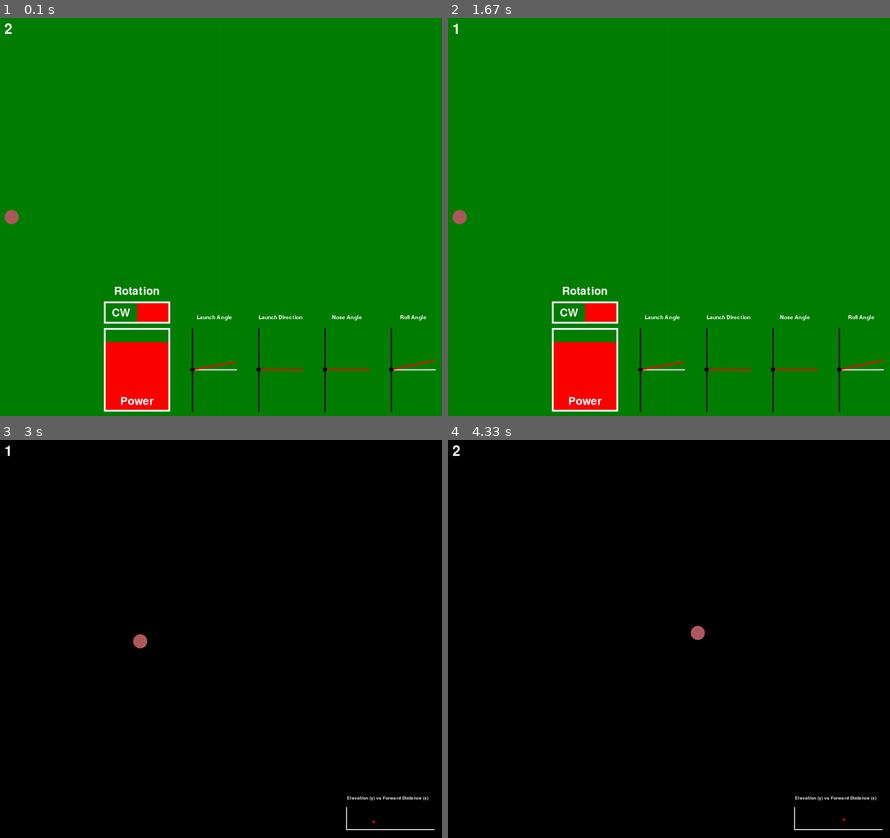
Above: before the commit, frames 1-4 (two rows, left to right).
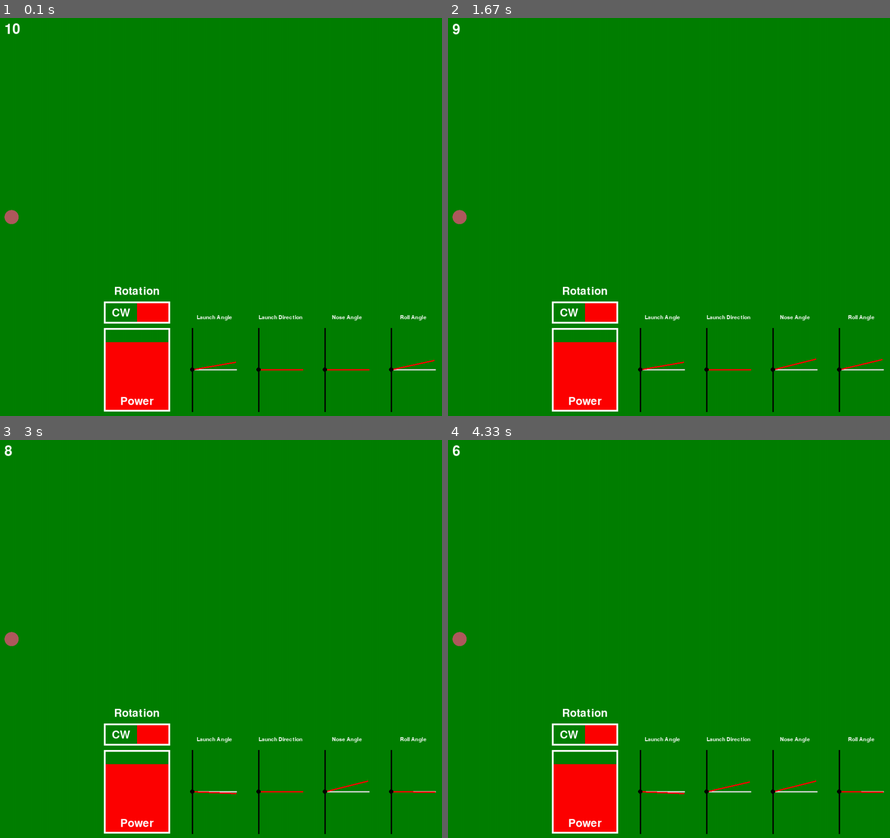
Above: after the commit, the same moments.

Repository: b7duongcs/PyGame-Disc-Golf
Game: pygame game, started from main.py
Same seed, same stepped clock (60 frames per second), same inputs: the game is played once before the commit and once after it.
Inputs:
- Up to frame 1 (0.1 s): no input
- Up to frame 2 (1.67 s): tap 1 at 0.33 s; tap 0 at 0.67 s; hold 8 1-1.47 s; tap 2 at 1.5 s
- Up to frame 3 (3 s): hold 3 1.83-2.3 s; hold 9 2.33-2.8 s; tap 4 at 2.83 s
- Up to frame 4 (4.33 s): tap 5 at 3.17 s; hold 6 3.5-3.97 s; tap R at 4 s

The runs differ from the first frame. In frame 1, less than 0.1% of the frame differs, in the area x 1-5%, y 1-5%; in frame 2, 0.2%; in frame 3, 100%, in the area x 0-100%, y 0-100%; in frame 4, 100%.

Commit message:
add kb controls for parameters

Diff:
--- a/main.py
+++ b/main.py
@@ -11,7 +11,7 @@
 pygame.display.set_caption("Disc Golf")
 FPS = 60
 TICKS_PER_FRAME = 1000/FPS
-TIME_LIMIT = 2000
+TIME_LIMIT = 10000
 
 #colours
 GREEN = (0,128,0)
@@ -77,6 +77,8 @@
 LINE_THICKNESS = 3
 ANGLE_UI_Y = PB_Y
 ANGLE_TITLE_Y_OFFSET = 30
+POWER_SCALE = 0.2
+DEGREE_SCALE = 0.5
 
 #vertical angle
 VA_BL_X = PB_X + PB_WIDTH + UI_DISTANCE
@@ -168,15 +170,47 @@
 
     pygame.display.update()
 
-def controls(keys_pressed, disc):
-    if keys_pressed[pygame.K_w]:
-        disc.y -= 1
-    if keys_pressed[pygame.K_a]:
-        disc.x -= 1
-    if keys_pressed[pygame.K_s]:
-        disc.y += 1
-    if keys_pressed[pygame.K_d]:
-        disc.x += 1
+def controls(keys_pressed, parameters):
+    #e for ccw, r for cw
+    #1,2 for power (0 - 27 in intervals of 0.25)
+    #3,4 for launch angle (-90 - 90, intervals of 1)
+    #5,6 for launch direction (-90 - 90, intervals of 1)
+    #7,8 for nose (-90 - 90, intervals of 1)
+    #9,0 for roll (-90 - 90, intervals of 1)
+    if keys_pressed[pygame.K_e]:
+        parameters.rotation = -1
+    if keys_pressed[pygame.K_r]:
+        parameters.rotation = 1
+    if keys_pressed[pygame.K_1]:
+        if parameters.launch_speed > 0:
+            parameters.launch_speed -= POWER_SCALE
+    if keys_pressed[pygame.K_2]:
+        if parameters.launch_speed < 27:
+            parameters.launch_speed += POWER_SCALE
+    if keys_pressed[pygame.K_3]:
+        if parameters.launch_va > -90:
+            parameters.launch_va -= DEGREE_SCALE
+    if keys_pressed[pygame.K_4]:
+        if parameters.launch_va < 90:
+            parameters.launch_va += DEGREE_SCALE
+    if keys_pressed[pygame.K_5]:
+        if parameters.launch_ha > -90:
+            parameters.launch_ha -= DEGREE_SCALE
+    if keys_pressed[pygame.K_6]:
+        if parameters.launch_ha < 90:
+            parameters.launch_ha += DEGREE_SCALE
+    if keys_pressed[pygame.K_7]:
+        if parameters.nose > -90:
+            parameters.nose -= DEGREE_SCALE
+    if keys_pressed[pygame.K_8]:
+        if parameters.nose < 90:
+            parameters.nose += DEGREE_SCALE
+    if keys_pressed[pygame.K_9]:
+        if parameters.roll > -90:
+            parameters.roll -= DEGREE_SCALE
+    if keys_pressed[pygame.K_0]:
+        if parameters.roll < 90:
+            parameters.roll += DEGREE_SCALE
 
 def main():
     disc = pygame.Rect(START_X, START_Y, DISC_SIZE, DISC_SIZE)
@@ -206,7 +240,7 @@
         if pre_launch:
             draw_window(disc, parameters, graph_disc, GREEN, current_time)
             keys_pressed = pygame.key.get_pressed()
-            controls(keys_pressed, disc)
+            controls(keys_pressed, parameters)
         else:
             launching_time = current_time - transition_time
             if launching_time > disc_pos_index * INTERVAL_LEN:
--- a/parameters.py
+++ b/parameters.py
@@ -1,7 +1,7 @@
 class Parameters:
     def __init__(self):
         self.rotation = 1
-        self.launch_speed = 22.35
+        self.launch_speed = 22.4
         self.launch_va = 10
         self.launch_ha = 0
         self.nose = 0
